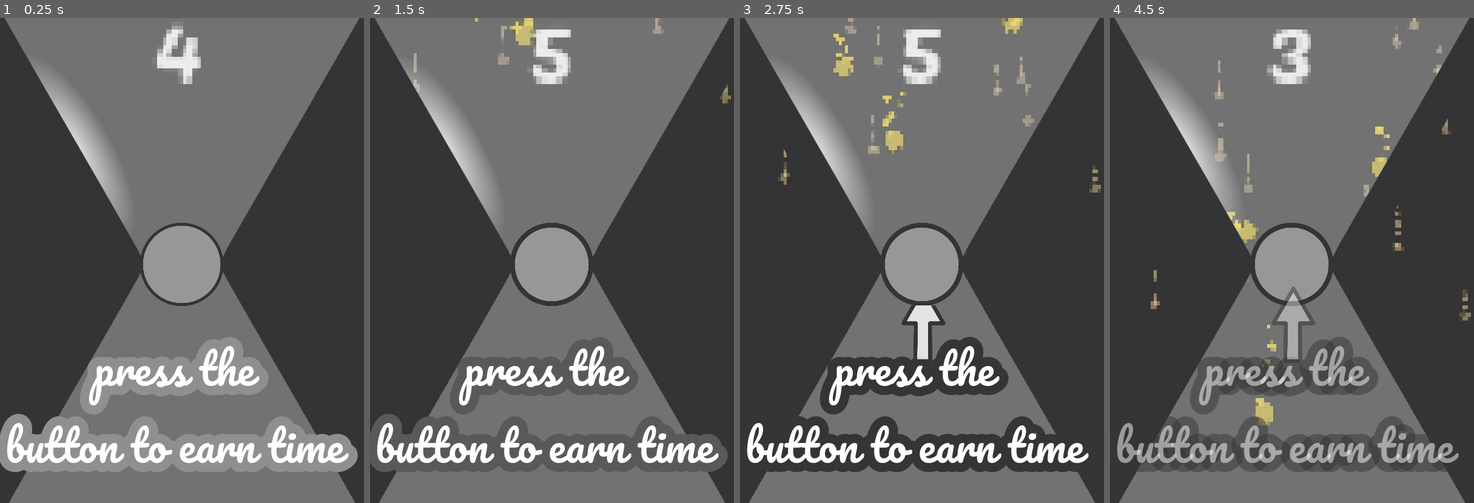
Above: before the commit, frames 1-4 (left to right).
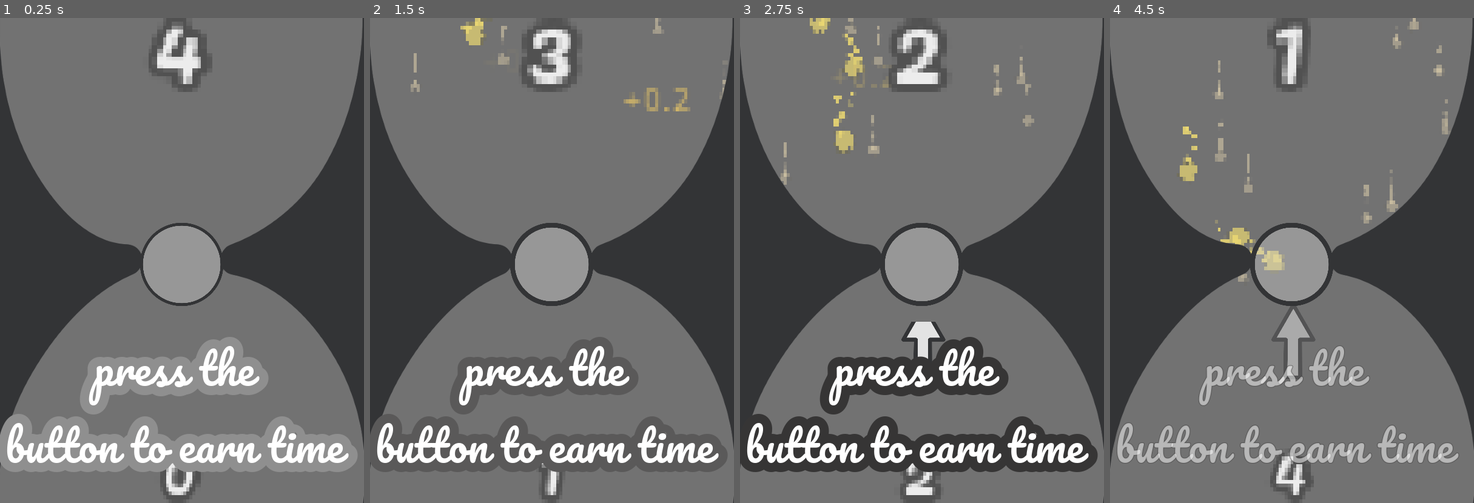
Above: after the commit, the same moments.

Repository: LeProfesseurStagiaire/Clicker_Time
Game: Godot game, scene res://scene/main.tscn
Same seed, same stepped clock (60 frames per second), same inputs: the game is played once before the commit and once after it. The engine's default icon, where the game draws it, is replaced by a stand-in: a white triangle on a blue panel in a dark square.
Inputs (mouse positions are in pixels of both pictures, inside the frame that each line leads up to):
- Up to frame 1 (0.25 s): no input
- Up to frame 2 (1.5 s): click (552, 265) at 0.5 s; click (552, 265) at 1.25 s
- Up to frame 3 (2.75 s): click (922, 265) at 2 s
- Up to frame 4 (4.5 s): no input

The runs differ from the first frame. In frame 1, 22% of the frame differs, in the area x 0-100%, y 0-100%; in frame 2, 23%; in frame 3, 25%; in frame 4, 32%.

Commit message:
design improve / collision sand

Diff:
--- a/assets/dessin.svg
+++ b/assets/dessin.svg
@@ -18,31 +18,7 @@
    inkscape:version="0.92.3 (2405546, 2018-03-11)"
    sodipodi:docname="dessin.svg">
   <defs
-     id="defs2">
-    <linearGradient
-       inkscape:collect="always"
-       id="linearGradient834">
-      <stop
-         style="stop-color:#ffffff;stop-opacity:1;"
-         offset="0"
-         id="stop830" />
-      <stop
-         style="stop-color:#ffffff;stop-opacity:0;"
-         offset="1"
-         id="stop832" />
-    </linearGradient>
-    <radialGradient
-       inkscape:collect="always"
-       xlink:href="#linearGradient834"
-       id="radialGradient842"
-       cx="264.66599"
-       cy="339.18845"
-       fx="264.66599"
-       fy="339.18845"
-       r="12.291273"
-       gradientTransform="matrix(1,0,0,2.8147782,-59.922795,-514.72329)"
-       gradientUnits="userSpaceOnUse" />
-  </defs>
+     id="defs2" />
   <sodipodi:namedview
      id="base"
      pagecolor="#ffffff"
@@ -50,11 +26,11 @@
      borderopacity="1.0"
      inkscape:pageopacity="0.0"
      inkscape:pageshadow="2"
-     inkscape:zoom="1.4"
-     inkscape:cx="2580.7161"
-     inkscape:cy="-63.404987"
+     inkscape:zoom="0.7"
+     inkscape:cx="1405.0091"
+     inkscape:cy="-73.922372"
      inkscape:document-units="mm"
-     inkscape:current-layer="layer1"
+     inkscape:current-layer="g836"
      showgrid="false"
      inkscape:window-width="1920"
      inkscape:window-height="1017"
@@ -125,18 +101,6 @@
        preserveAspectRatio="none"
        height="172.55066"
        width="125.984" />
-    <rect
-       style="opacity:1;fill:url(#radialGradient842);fill-opacity:1;stroke:none;stroke-width:2.3269999;stroke-linecap:round;stroke-linejoin:round;stroke-miterlimit:4;stroke-dasharray:none;stroke-dashoffset:0;stroke-opacity:0.44491529"
-       id="rect820"
-       width="24.096205"
-       height="87.622452"
-       x="205.76648"
-       y="388.39886"
-       ry="0"
-       transform="rotate(-30)"
-       inkscape:export-filename="C:\Users\Ange\Desktop\godot_games\ball_game\assets\texture\sablier_3.png"
-       inkscape:export-xdpi="150"
-       inkscape:export-ydpi="150" />
     <g
        id="g836"
        transform="translate(-140.57568,57.79826)"
@@ -145,9 +109,13 @@
        inkscape:export-filename="C:\Users\Ange\Desktop\godot_games\ball_game\assets\texture\sablier_3.png">
       <path
          style="fill:#d0d0d0;fill-opacity:0.39285715;stroke:#343537;stroke-width:10;stroke-miterlimit:4;stroke-dasharray:none;stroke-opacity:1"
-         d="m 512.83533,343.64816 c -1.16542,-0.27698 -2.55595,-1.74276 -2.83707,-2.99063 -0.26809,-1.19002 -0.26868,-2.47695 -0.002,-3.50628 0.13155,-0.507 8.60752,-15.34044 22.81225,-39.92276 16.30205,-28.21189 22.60295,-39.25761 22.60306,-39.624 1.1e-4,-0.3667 -6.28677,-11.38791 -22.60291,-39.62399 -14.2043,-24.58144 -22.68084,-39.41578 -22.81239,-39.92277 -0.26709,-1.02931 -0.2665,-2.31624 0.002,-3.50628 0.17518,-0.7776 0.3689,-1.09426 1.143,-1.86836 0.7741,-0.7741 1.09076,-0.96782 1.86836,-1.143 1.37111,-0.30888 118.16831,-0.30888 119.53942,0 0.7776,0.17518 1.09426,0.3689 1.86836,1.143 0.7741,0.7741 0.96782,1.09076 1.143,1.86836 0.26794,1.18934 0.2687,2.47636 0.002,3.50628 -0.13142,0.5077 -8.58388,15.3071 -22.80129,39.92277 -12.42585,21.51379 -22.62629,39.27978 -22.66764,39.47996 -0.0531,0.2571 6.58102,11.89244 22.59243,39.62401 14.25656,24.69216 22.74513,39.55938 22.87649,40.06678 0.26663,1.02991 0.26587,2.31693 -0.002, …(161 unchanged characters)…
+         d="m 512.83533,343.64816 c -1.16542,-0.27698 -2.55595,-1.74276 -2.83707,-2.99063 -0.26809,-1.19002 -0.26868,-2.47695 -0.002,-3.50628 0.13155,-0.507 -3.48772,-21.01008 10.71701,-45.5924 16.30205,-28.21189 34.69819,-33.58797 34.6983,-33.95436 1.1e-4,-0.3667 -17.51209,1.97557 -33.82823,-26.26051 -14.2043,-24.58144 -11.45552,-52.77926 -11.58707,-53.28625 -0.26709,-1.02931 -0.2665,-2.31624 0.002,-3.50628 0.17518,-0.7776 0.3689,-1.09426 1.143,-1.86836 0.7741,-0.7741 1.09076,-0.96782 1.86836,-1.143 1.37111,-0.30888 118.16831,-0.30888 119.53942,0 0.7776,0.17518 1.09426,0.3689 1.86836,1.143 0.7741,0.7741 0.96782,1.09076 1.143,1.86836 0.26794,1.18934 0.2687,2.47636 0.002,3.50628 -0.13142,0.5077 1.57236,27.06696 -12.64505,51.68263 -12.42585,21.51379 -32.78253,27.51992 -32.82388,27.7201 -0.0531,0.2571 20.18816,1.68708 36.19957,29.41865 14.25656,24.69216 9.13799,49.76474 9.26935,50.27214 0.26663,1.02991 0.26587,2.31693 -0.002, …(161 unchanged characters)…
          id="path850"
-         inkscape:connector-curvature="0" />
+         inkscape:connector-curvature="0"
+         sodipodi:nodetypes="cccsssccsccsccscscccccc"
+         inkscape:export-filename="C:\Users\Ange\Desktop\godot_games\ball_game\assets\texture\sablier_4.png"
+         inkscape:export-xdpi="150"
+         inkscape:export-ydpi="150" />
     </g>
     <circle
        style="opacity:1;fill:#d0d0d0;fill-opacity:0.39285715;stroke:#343537;stroke-width:3;stroke-linecap:round;stroke-linejoin:round;stroke-miterlimit:4;stroke-dasharray:none;stroke-dashoffset:0;stroke-opacity:1"
--- a/scene/info.tscn
+++ b/scene/info.tscn
@@ -2,8 +2,36 @@
 
 [sub_resource type="Animation" id=1]
 resource_name = "base"
+tracks/0/type = "value"
+tracks/0/path = NodePath(".:modulate")
+tracks/0/interp = 1
+tracks/0/loop_wrap = true
+tracks/0/imported = false
+tracks/0/enabled = true
+tracks/0/keys = {
+"times": PoolRealArray( 0, 1 ),
+"transitions": PoolRealArray( 1, 1 ),
+"update": 0,
+"values": [ Color( 1, 0.764706, 0.141176, 1 ), Color( 1, 0.8, 0.109804, 0 ) ]
+}
+tracks/1/type = "method"
+tracks/1/path = NodePath(".")
+tracks/1/interp = 1
+tracks/1/loop_wrap = true
+tracks/1/imported = false
+tracks/1/enabled = true
+tracks/1/keys = {
+"times": PoolRealArray( 1 ),
+"transitions": PoolRealArray( 1 ),
+"values": [ {
+"args": [  ],
+"method": "queue_free"
+} ]
+}
 
 [node name="Node2D" type="Node2D"]
+modulate = Color( 1, 0.764706, 0.141176, 1 )
+scale = Vector2( 3.95155, 3.95155 )
 
 [node name="Label" type="Label" parent="."]
 margin_top = 10.0
--- a/scene/main.tscn
+++ b/scene/main.tscn
@@ -1,8 +1,8 @@
-[gd_scene load_steps=18 format=2]
+[gd_scene load_steps=23 format=2]
 
 [ext_resource path="res://script/main.gd" type="Script" id=1]
 [ext_resource path="res://icon.png" type="Texture" id=2]
-[ext_resource path="res://assets/texture/sablier_3.png" type="Texture" id=3]
+[ext_resource path="res://assets/texture/sablier_4.png" type="Texture" id=3]
 [ext_resource path="res://assets/texture/button_pressed.png" type="Texture" id=4]
 [ext_resource path="res://assets/texture/button_hover.png" type="Texture" id=5]
 [ext_resource path="res://assets/texture/button_normal.png" type="Texture" id=6]
@@ -13,6 +13,8 @@
 
 [sub_resource type="DynamicFont" id=2]
 size = 18
+outline_size = 2
+outline_color = Color( 0, 0, 0, 1 )
 font_data = SubResource( 1 )
 
 [sub_resource type="Shader" id=3]
@@ -36,11 +38,31 @@
 
 [sub_resource type="SegmentShape2D" id=5]
 a = Vector2( 344.261, -477.918 )
-b = Vector2( 72.3832, 1.77597 )
+b = Vector2( 310.028, -265.774 )
+
+[sub_resource type="SegmentShape2D" id=11]
+a = Vector2( 251.091, -168.428 )
+b = Vector2( 310.028, -265.774 )
+
+[sub_resource type="SegmentShape2D" id=15]
+a = Vector2( 252.697, -170.965 )
+b = Vector2( 206.645, -91.9845 )
+
+[sub_resource type="SegmentShape2D" id=12]
+a = Vector2( 207.616, -93.487 )
+b = Vector2( 74.6379, -2.77307 )
 
 [sub_resource type="SegmentShape2D" id=6]
 a = Vector2( -341.871, -477.626 )
-b = Vector2( -72.1327, 3.06628 )
+b = Vector2( -322.859, -260.774 )
+
+[sub_resource type="SegmentShape2D" id=13]
+a = Vector2( -223.267, -93.1818 )
+b = Vector2( -322.859, -260.774 )
+
+[sub_resource type="SegmentShape2D" id=14]
+a = Vector2( -225.213, -94.6366 )
+b = Vector2( -83.0807, -7.92725 )
 
 [sub_resource type="SegmentShape2D" id=7]
 b = Vector2( 2000, 0 )
@@ -108,6 +130,18 @@
 "method": "queue_free"
 } ]
 }
+tracks/4/type = "value"
+tracks/4/path = NodePath("intro_text:custom_fonts/font:outline_size")
+tracks/4/interp = 1
+tracks/4/loop_wrap = true
+tracks/4/imported = false
+tracks/4/enabled = true
+tracks/4/keys = {
+"times": PoolRealArray( 4.1, 4.5 ),
+"transitions": PoolRealArray( 1, 1 ),
+"update": 0,
+"values": [ 15, 1 ]
+}
 
 [node name="main" type="Node2D"]
 script = ExtResource( 1 )
@@ -119,9 +153,20 @@
 margin_bottom = 905.0
 color = Color( 0.207843, 0.207843, 0.207843, 1 )
 
+[node name="sand_spawner" type="Node2D" parent="."]
+
 [node name="info_container" type="Node2D" parent="."]
 
-[node name="sand_spawner" type="Node2D" parent="."]
+[node name="global_time" type="Label" parent="."]
+margin_left = -496.998
+margin_top = 655.947
+margin_right = -213.998
+margin_bottom = 688.947
+rect_scale = Vector2( 5.6054, 5.6054 )
+custom_fonts/font = SubResource( 2 )
+text = "1000"
+align = 1
+valign = 1
 
 [node name="time" type="Label" parent="."]
 margin_left = -851.9
@@ -137,12 +182,13 @@
 [node name="pixel_filter" type="TextureRect" parent="."]
 material = SubResource( 4 )
 margin_right = 632.0
-margin_bottom = 839.0
+margin_bottom = 885.0
 rect_scale = Vector2( 0.942116, 0.947341 )
 texture = ExtResource( 2 )
 expand = true
 
 [node name="sablier" type="Sprite" parent="."]
+editor/display_folded = true
 position = Vector2( 300, 399 )
 scale = Vector2( 0.875503, 0.875503 )
 texture = ExtResource( 3 )
@@ -152,8 +198,23 @@
 [node name="col_r" type="CollisionShape2D" parent="sablier/sablier_body"]
 shape = SubResource( 5 )
 
+[node name="col_r2" type="CollisionShape2D" parent="sablier/sablier_body"]
+shape = SubResource( 11 )
+
+[node name="col_r4" type="CollisionShape2D" parent="sablier/sablier_body"]
+shape = SubResource( 15 )
+
+[node name="col_r3" type="CollisionShape2D" parent="sablier/sablier_body"]
+shape = SubResource( 12 )
+
 [node name="col_l" type="CollisionShape2D" parent="sablier/sablier_body"]
 shape = SubResource( 6 )
+
+[node name="col_l2" type="CollisionShape2D" parent="sablier/sablier_body"]
+shape = SubResource( 13 )
+
+[node name="col_l3" type="CollisionShape2D" parent="sablier/sablier_body"]
+shape = SubResource( 14 )
 
 [node name="sand_delay" type="Timer" parent="sablier"]
 
@@ -182,7 +243,15 @@
 shape = SubResource( 7 )
 
 [node name="intro" type="Node2D" parent="."]
-editor/display_folded = true
+
+[node name="TextureProgress" type="TextureProgress" parent="intro"]
+margin_left = 266.316
+margin_top = 469.751
+margin_right = 604.316
+margin_bottom = 1056.75
+rect_scale = Vector2( 0.21462, 0.21462 )
+texture_progress = ExtResource( 7 )
+fill_mode = 3
 
 [node name="intro_text" type="Label" parent="intro"]
 margin_left = 7.86722
@@ -194,15 +263,6 @@
 button to earn time "
 align = 1
 
-[node name="TextureProgress" type="TextureProgress" parent="intro"]
-margin_left = 266.316
-margin_top = 443.158
-margin_right = 604.316
-margin_bottom = 1030.16
-rect_scale = Vector2( 0.21462, 0.21462 )
-texture_progress = ExtResource( 7 )
-fill_mode = 3
-
 [node name="AnimationPlayer" type="AnimationPlayer" parent="intro"]
 autoplay = "intro"
 anims/intro = SubResource( 10 )
--- a/scene/sand.tscn
+++ b/scene/sand.tscn
@@ -1,10 +1,10 @@
-[gd_scene load_steps=5 format=2]
+[gd_scene load_steps=6 format=2]
 
 [ext_resource path="res://script/sand.gd" type="Script" id=1]
 [ext_resource path="res://assets/texture/ball_3.png" type="Texture" id=2]
 
-[sub_resource type="RectangleShape2D" id=3]
-extents = Vector2( 4.34186, 4.23973 )
+[sub_resource type="ConvexPolygonShape2D" id=3]
+points = PoolVector2Array( 4.83, 3.63, 0.51, 4.69, -8.18, 3.26, -10.16, -5.19, -3.66, -10.96, 5.13, -8.96, 7.73, -2.36, 6.46, 0 )
 
 [sub_resource type="ParticlesMaterial" id=2]
 emission_shape = 1
@@ -19,6 +19,36 @@
 angle_random = 1.0
 scale = 12.49
 scale_random = 1.0
+
+[sub_resource type="Animation" id=4]
+resource_name = "anim"
+length = 10.0
+tracks/0/type = "value"
+tracks/0/path = NodePath(".:modulate")
+tracks/0/interp = 1
+tracks/0/loop_wrap = true
+tracks/0/imported = false
+tracks/0/enabled = true
+tracks/0/keys = {
+"times": PoolRealArray( 9.5, 10 ),
+"transitions": PoolRealArray( 1, 1 ),
+"update": 0,
+"values": [ Color( 0.980392, 0.858824, 0.211765, 0.890196 ), Color( 0.980392, 0.858824, 0.211765, 0 ) ]
+}
+tracks/1/type = "method"
+tracks/1/path = NodePath(".")
+tracks/1/interp = 1
+tracks/1/loop_wrap = true
+tracks/1/imported = false
+tracks/1/enabled = true
+tracks/1/keys = {
+"times": PoolRealArray( 10 ),
+"transitions": PoolRealArray( 1 ),
+"values": [ {
+"args": [  ],
+"method": "queue_free"
+} ]
+}
 
 [node name="sand" type="Node2D"]
 modulate = Color( 0.980392, 0.858824, 0.211765, 0.890196 )
@@ -41,3 +71,7 @@
 lifetime = 0.5
 local_coords = false
 process_material = SubResource( 2 )
+
+[node name="AnimationPlayer" type="AnimationPlayer" parent="."]
+autoplay = "anim"
+anims/anim = SubResource( 4 )
--- a/script/main.gd
+++ b/script/main.gd
@@ -1,21 +1,30 @@
 extends Node2D
 
 var time = 5
-var time_get = 1
+var global_time =0
+var time_get = 0.2
 var sand_count = 0
 var can_sand = true
 onready var sand_ball = preload("res://scene/sand.tscn")
 onready var sand_ball_background = preload("res://scene/sand_background.tscn")
+onready var info_node = preload("res://scene/info.tscn")
 
 func _ready():
 	$time.text = str(int(time))
+	$global_time.text = str(int(global_time))
 
 func _process(delta):
 	time -= 1*delta
+	global_time += 1*delta
 	$time.text = str(int(time))
+	$global_time.text = str(int(global_time))
 
 func _on_TextureButton_pressed():
 	time += time_get
+	var inf = info_node.instance()
+	$info_container.add_child(inf)
+	inf.get_node("Label").text = "+"+str(time_get)
+	inf.position = Vector2(rand_range(5,480),rand_range(5,200))
 	if sand_count < 13 && can_sand:
 		var s = sand_ball.instance()
 		$sand_spawner.add_child(s)
Binary file changed: assets/texture/sablier_3.png
Binary file added: assets/texture/sablier_4.png
Not shown, added: assets/texture/sablier_4.png.import
